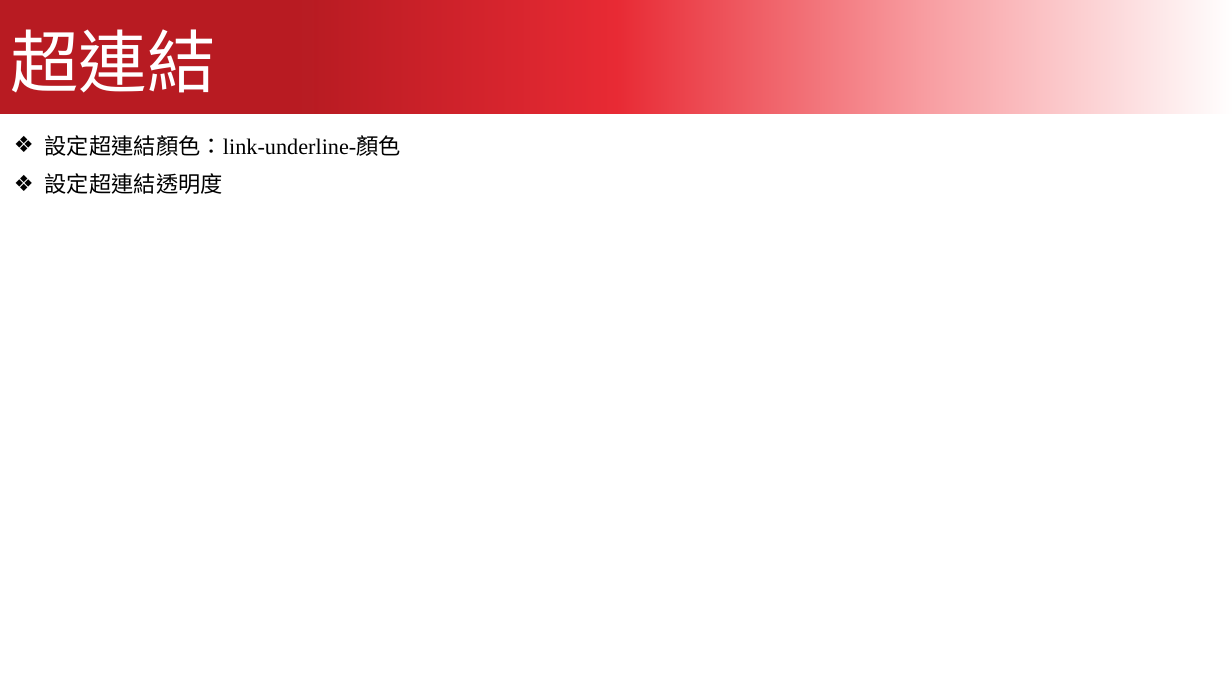
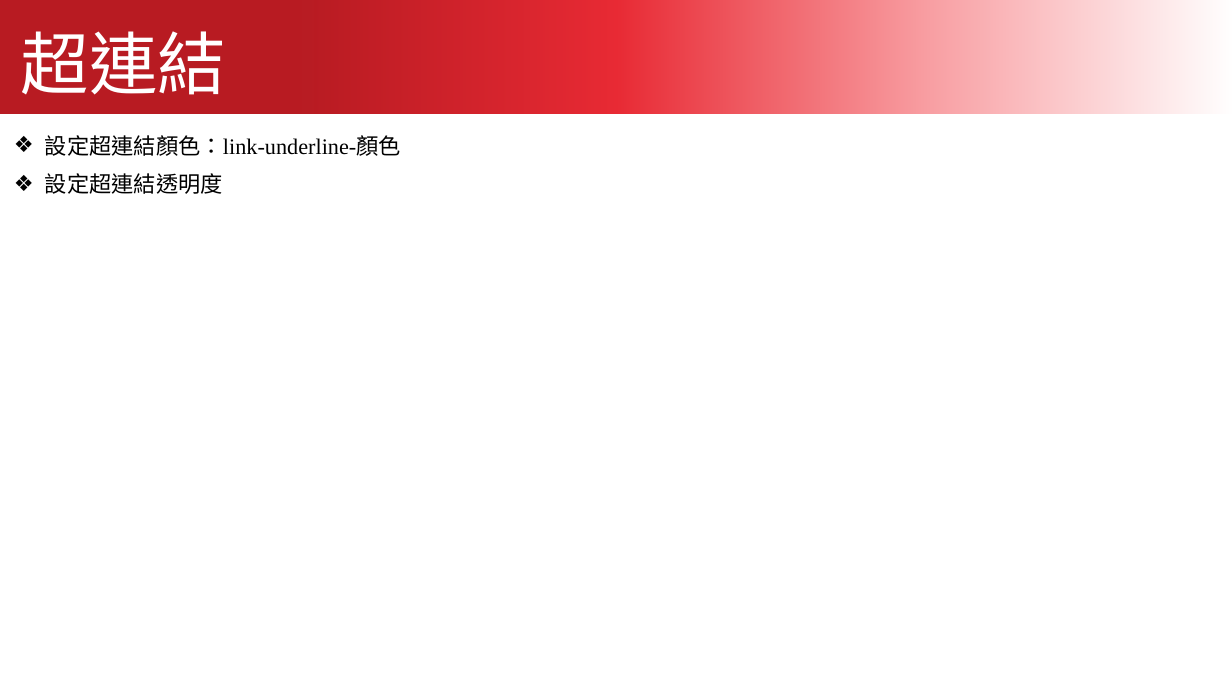
Before and after one commit to kcwc1029/blog, a slide deck: slide 24 of 互動網頁設計/JavaScript/javascript_01.pptx (slide 9 before the commit). Drawn at 1232x693 pixels with LibreOffice and Linux fonts; fonts in the diff are those of the drawing. Boxes give left, top, right and bottom in pixels: in the first picture for what was removed or moved away, otherwise in the second. Text is boxed around its words. In the diff, an @@ line names an element or a change of style, - is before the commit and + after.

```diff
--- a/互動網頁設計/JavaScript/javascript_01.pptx
+++ b/互動網頁設計/JavaScript/javascript_01.pptx
@@ text "超連結": place and size @@
-text "超連結" at [10, 29, 215, 93]
+text "超連結" at [21, 31, 226, 95]
```
Also in this commit, not shown: 2 other slides changed, 15 slides added, 14 other files.
